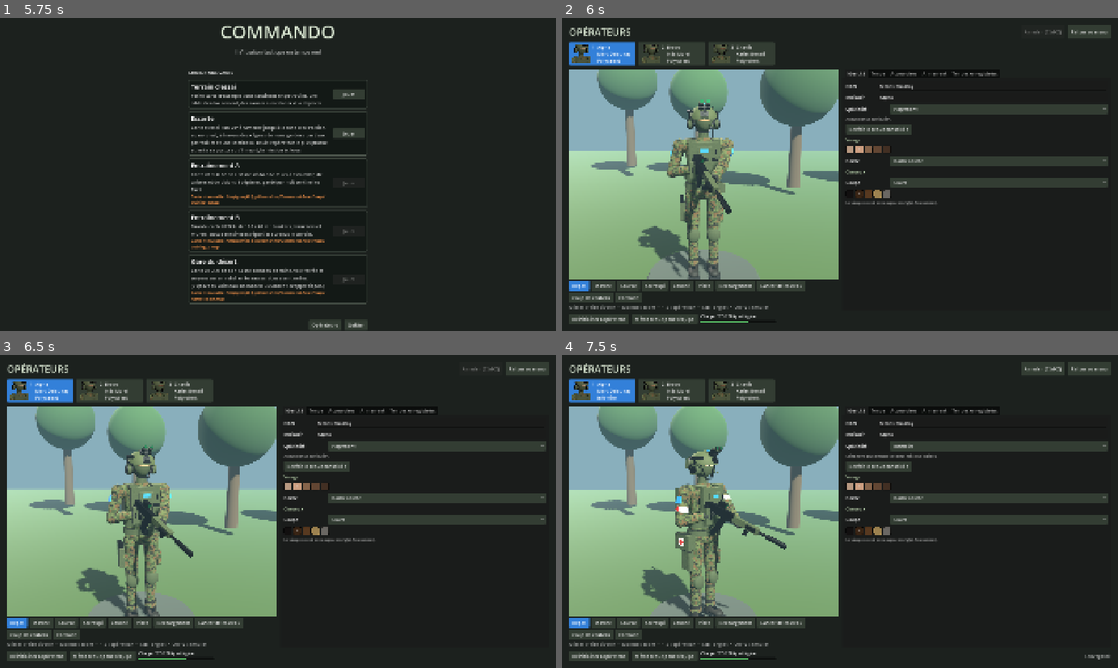
Above: before the commit, frames 1-4 (two rows, left to right).
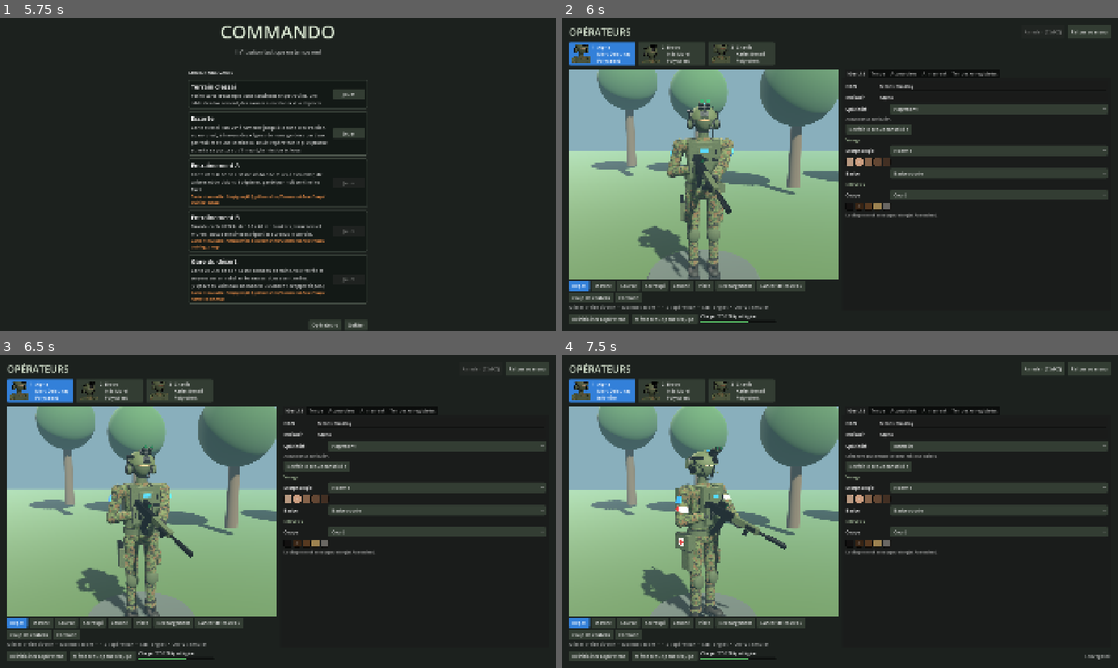
Above: after the commit, the same moments.

Repository: HackTechDev/Commando
Game: Godot game, scene res://scenes/ui/main_menu.tscn
Same seed, same stepped clock (60 frames per second), same inputs: the game is played once before the commit and once after it.
Inputs (mouse positions are in pixels of both pictures, inside the frame that each line leads up to):
- Up to frame 1 (5.75 s): click "Jouer" at 0.5 s; click "Jouer" at 1.25 s; click "Jouer" at 2 s; click "Jouer" at 2.75 s; click "Opérateurs" at 3.5 s; click "Toute l'équipe en Woodland" at 4.25 s; click "Annuler" at 5 s
- Up to frame 2 (6 s): click "Opérateurs" at 5.75 s
- Up to frame 3 (6.5 s): no input
- Up to frame 4 (7.5 s): click "Polyvalent" at 6.5 s; click (1001, 486) at 7.25 s, where only the run after the commit has a clickable "Homme"

Frame 1 is identical in both runs. In frame 2, 7.1% of the frame differs, in the area x 14-99%, y 8-64%; in frame 3, 7.1%; in frame 4, 7.1%.

Commit message:
Opérateurs : modèle féminin au choix
- Choix « Morphologie » (Homme / Femme) dans l'identité de l'opérateur.
- Silhouette et visage féminins sur le même squelette (animations
  inchangées), échelle de 95 %.
- Nouvelles coupes : cheveux longs et chignon.
- Bravo (Inès Morel) est une opératrice par défaut.

Co-Authored-By: Claude Opus 5.5 <noreply@anthropic.com>

Diff:
--- a/scripts/resources/gear_catalog.gd
+++ b/scripts/resources/gear_catalog.gd
@@ -57,6 +57,12 @@
 	&"none": "Aucun",
 }
 
+## Morphologies : nom affiché.
+const BODIES: Dictionary = {
+	&"male": "Homme",
+	&"female": "Femme",
+}
+
 ## Teintes de peau (visage).
 const SKINS: Array[Color] = [
 	Color(0.93, 0.76, 0.64), Color(0.8, 0.62, 0.5), Color(0.66, 0.48, 0.35), Color(0.48, 0.33, 0.23), Color(0.31, 0.21, 0.15),
@@ -66,6 +72,8 @@
 	&"shaved": "Rasé",
 	&"short": "Court",
 	&"ponytail": "Queue de cheval",
+	&"bun": "Chignon",
+	&"long": "Cheveux longs",
 	&"mohawk": "Crête",
 }
 
--- a/scripts/resources/operator_profile.gd
+++ b/scripts/resources/operator_profile.gd
@@ -8,13 +8,15 @@
 ## Identités par défaut des trois opérateurs (indicatif, nom, visage).
 const DEFAULTS: Array[Dictionary] = [
 	{"callsign": "Alpha", "name": "Marc Delaunay", "skin": 1, "hair_style": &"short", "hair_color": 1, "beard": &"stubble"},
-	{"callsign": "Bravo", "name": "Inès Morel", "skin": 2, "hair_style": &"ponytail", "hair_color": 0, "beard": &"none"},
+	{"callsign": "Bravo", "name": "Inès Morel", "body": &"female", "skin": 2, "hair_style": &"long", "hair_color": 0, "beard": &"none"},
 	{"callsign": "Charlie", "name": "Karim Benali", "skin": 3, "hair_style": &"shaved", "hair_color": 0, "beard": &"full"},
 ]
 
 # Identité.
 @export var name: String = ""
 @export var callsign: String = ""
+## Morphologie (`GearCatalog.BODIES`) : silhouette et visage du modèle.
+@export var body: StringName = &"male"
 ## Indices dans `GearCatalog.SKINS` et `HAIR_COLORS`.
 @export var skin: int = 1
 @export var hair_style: StringName = &"short"
@@ -70,7 +72,7 @@
 ]
 
 const _COLOR_KEYS: Array[String] = ["top_color", "pants_color", "vest_color", "headwear_color"]
-const _NAME_KEYS: Array[String] = ["camo", "hair_style", "beard", "headwear", "primary", "secondary", "specialty"]
+const _NAME_KEYS: Array[String] = ["body", "camo", "hair_style", "beard", "headwear", "primary", "secondary", "specialty"]
 const _BOOL_KEYS: Array[String] = ["balaclava", "nvg", "headset", "vest", "backpack", "radio", "knee_pads"]
 const _INT_KEYS: Array[String] = ["skin", "hair_color", "throwing_knives", "grenades", "explosives", "medkit", "shield"]
 
@@ -184,7 +186,7 @@
 			profile.set(key, Color.html(data[key]))
 	var choices := {
 		"camo": GearCatalog.CAMOS, "hair_style": GearCatalog.HAIR_STYLES, "beard": GearCatalog.BEARDS,
-		"headwear": GearCatalog.HEADWEAR, "primary": GearCatalog.PRIMARY, "secondary": GearCatalog.SECONDARY,
+		"body": GearCatalog.BODIES, "headwear": GearCatalog.HEADWEAR, "primary": GearCatalog.PRIMARY, "secondary": GearCatalog.SECONDARY,
 		"specialty": GearCatalog.SPECIALTIES,
 	}
 	for key in _NAME_KEYS:
--- a/scripts/ui/operator_screen.gd
+++ b/scripts/ui/operator_screen.gd
@@ -536,6 +536,7 @@
 	suggested.pressed.connect(wear_specialty_outfit)
 	box.add_child(suggested)
 	_heading(box, "Visage")
+	_option(box, "Morphologie", &"body", GearCatalog.BODIES, &"full")
 	_swatch_row(box, &"skin", GearCatalog.SKINS, func(i: int) -> void: profile().skin = i, &"head")
 	_option(box, "Barbe", &"beard", GearCatalog.BEARDS, &"head")
 	_heading(box, "Cheveux")
--- a/scripts/units/soldier_model.gd
+++ b/scripts/units/soldier_model.gd
@@ -260,6 +260,8 @@
 ## dos, et décalage de l'arme de poing (repère du torse), tenue à droite du
 ## bouclier.
 const SHIELD_SIZE := Vector2(0.56, 0.92)
+## Taille relative de la silhouette féminine.
+const FEMALE_SCALE := 0.95
 const SHIELD_HANDLE := Vector3(0.0, 0.0, 0.07)
 const SHIELD_TIME := 0.35
 const SHIELD_PISTOL_OFFSET := Vector3(0.2, 0.08, -0.06)
@@ -429,6 +431,8 @@
 ## Bouclier (null sans bouclier), sa position dans le dos (repère du torse) et
 ## sa levée (0 : dans le dos, 1 : devant).
 var _shield: Node3D
+## Silhouette et visage féminins (`OperatorProfile.body`).
+var _female: bool = false
 var _shield_back: Transform3D
 var _shield_up: float = 0.0
 var _rifle_aim: Transform3D
@@ -587,6 +591,7 @@
 		_m_gear = _mat(Color(0.09, 0.06, 0.04), 0.45)
 		_m_boot = _mat(Color(0.05, 0.04, 0.035), 0.35)
 	_guard_look = _pick_guard_look() if outfit == null and not operator_helmet and not civilian else {}
+	_female = outfit != null and outfit.body == &"female"
 	if not _guard_look.is_empty():
 		_m_skin = _mat(GearCatalog.SKINS[_guard_look["skin"]], 0.8)
 		_m_hair = _mat(GearCatalog.HAIR_COLORS[_guard_look["hair_color"]], 0.9)
@@ -596,7 +601,7 @@
 	_m_sole = _mat(Color(0.06, 0.06, 0.06), 0.9)
 	_m_eye = _mat(Color(0.9, 0.9, 0.86), 0.3)
 	_m_iris = _mat(Color(0.12, 0.08, 0.05), 0.2)
-	_m_lip = _mat((_m_skin.albedo_color as Color).darkened(0.25).lerp(Color(0.6, 0.25, 0.22), 0.25), 0.6)
+	_m_lip = _mat((_m_skin.albedo_color as Color).darkened(0.25).lerp(Color(0.6, 0.25, 0.22), 0.45 if _female else 0.25), 0.6)
 	_m_stubble = _mat((_m_skin.albedo_color as Color).lerp(_m_hair.albedo_color, 0.55), 0.95)
 	_m_red = _mat(Color(0.75, 0.1, 0.08), 0.6)
 	_m_white = _mat(Color(0.88, 0.88, 0.85), 0.8)
@@ -615,6 +620,8 @@
 	_m_steel = _mat(Color(0.72, 0.74, 0.78), 0.25, 0.9)
 
 	_body = _pivot(self, Vector3.ZERO, "Body")
+	# Un peu plus petite ; les articulations restent les mêmes (animations).
+	_body.scale = Vector3.ONE * (FEMALE_SCALE if _female else 1.0)
 	_hips = _pivot(_body, Vector3(0.0, HIP_HEIGHT, 0.0), "Hips")
 	_build_legs()
 	_build_torso()
@@ -1651,7 +1658,7 @@
 	for side: float in [-1.0, 1.0]:
 		var leg := _pivot(_hips, Vector3(0.11 * side, 0.0, 0.0), "LegL" if side < 0.0 else "LegR")
 		# Haut de cuisse (fessier) et cuisse effilée vers le genou.
-		_ellipsoid(leg, 0.088, Vector3(1.0, 0.9, 1.08), Vector3(0.0, -0.03, 0.005), _m_pants)
+		_ellipsoid(leg, 0.094 if _female else 0.088, Vector3(1.0, 0.9, 1.08), Vector3(0.012 * side if _female else 0.0, -0.03, 0.005), _m_pants)
 		_tapered(leg, 0.084, 0.063, THIGH_LENGTH, Vector3(0.0, -0.22, 0.0), _m_pants).scale.z = 1.08
 		if not civilian:
 			# Poche cargo et son rabat.
@@ -1689,18 +1696,24 @@
 func _build_torso() -> void:
 	_torso = _pivot(_hips, Vector3.ZERO, "Torso")
 	# Bassin, ceinturon (boucle, poche).
-	_ellipsoid(_torso, 0.19, Vector3(1.0, 0.55, 0.66), Vector3(0.0, 0.03, 0.0), _m_pants)
+	_ellipsoid(_torso, 0.19, Vector3(1.08 if _female else 1.0, 0.58 if _female else 0.55, 0.68 if _female else 0.66), Vector3(0.0, 0.03, 0.0), _m_pants)
 	_tapered(_torso, 0.2, 0.2, 0.055, Vector3(0.0, 0.085, 0.0), _m_gear).scale.z = 0.68
 	_box(_torso, Vector3(0.06, 0.045, 0.02), Vector3(0.0, 0.085, -0.137), _m_weapon)
 	if not civilian:
 		_box(_torso, Vector3(0.07, 0.09, 0.06), Vector3(-0.2, 0.05, 0.0), _m_gear)
 	# Buste : taille, poitrine plus large, épaules arrondies, col.
-	_tapered(_torso, 0.165, 0.172, 0.2, Vector3(0.0, 0.2, 0.0), _m_top).scale.z = 0.62
-	_tapered(_torso, 0.2, 0.168, 0.24, Vector3(0.0, 0.4, 0.0), _m_top).scale.z = 0.6
-	var shoulders := _capsule(_torso, 0.07, 0.52, Vector3(0.0, 0.5, 0.0), _m_top)
+	# Silhouette féminine : taille plus marquée, buste et épaules plus étroits.
+	var waist := 0.85 if _female else 1.0
+	var chest := 0.92 if _female else 1.0
+	_tapered(_torso, 0.165 * waist, 0.172, 0.2, Vector3(0.0, 0.2, 0.0), _m_top).scale.z = 0.62
+	_tapered(_torso, 0.2 * chest, 0.168 * waist, 0.24, Vector3(0.0, 0.4, 0.0), _m_top).scale.z = 0.6
+	if _female:
+		for side: float in [-1.0, 1.0]:
+			_ellipsoid(_torso, 0.058, Vector3(1.0, 0.85, 0.75), Vector3(0.062 * side, 0.385, -0.085), _m_top).name = "BustL" if side < 0.0 else "BustR"
+	var shoulders := _capsule(_torso, 0.065 if _female else 0.07, 0.47 if _female else 0.52, Vector3(0.0, 0.5, 0.0), _m_top)
 	shoulders.rotation.z = PI / 2.0
 	shoulders.scale = Vector3(1.0, 1.0, 0.95)
-	_tapered(_torso, 0.068, 0.08, 0.04, Vector3(0.0, 0.565, 0.005), _m_top)
+	_tapered(_torso, 0.068 * (0.88 if _female else 1.0), 0.08, 0.04, Vector3(0.0, 0.565, 0.005), _m_top)
 	var front := -0.12
 	if _wears(&"vest") and not _guard_look.is_empty():
 		front = -0.16
@@ -2038,7 +2051,8 @@
 func _build_head() -> void:
 	_head = _pivot(_torso, Vector3(0.0, 0.57, 0.0), "Head")
 	var masked := _wears(&"balaclava")
-	_tapered(_head, 0.05, 0.057, 0.12, Vector3(0.0, 0.035, 0.008), _m_gear if masked else _m_skin)
+	var neck := 0.86 if _female else 1.0
+	_tapered(_head, 0.05 * neck, 0.057 * neck, 0.12, Vector3(0.0, 0.035, 0.008), _m_gear if masked else _m_skin)
 	if masked:
 		# Tête sous cagoule : seuls les yeux et l'arête du nez se voient.
 		_head_shape(_m_gear).name = "Balaclava"
@@ -2096,12 +2110,15 @@
 		_ellipsoid(_head, 0.024, Vector3(0.45, 1.0, 0.75), Vector3(0.1 * side, 0.18, 0.014), _m_skin)
 	_build_eyes()
 	# Nez : arête et bout, bouche.
-	var bridge := _box(_head, Vector3(0.02, 0.048, 0.022), Vector3(0.0, 0.168, -0.1), _m_skin)
+	var nose := 0.85 if _female else 1.0
+	var bridge := _box(_head, Vector3(0.02 * nose, 0.048 * nose, 0.022 * nose), Vector3(0.0, 0.168, -0.1), _m_skin)
 	bridge.rotation.x = -0.3
-	_ellipsoid(_head, 0.014, Vector3(1.25, 0.9, 1.0), Vector3(0.0, 0.147, -0.111), _m_skin)
+	_ellipsoid(_head, 0.014 * nose, Vector3(1.25, 0.9, 1.0), Vector3(0.0, 0.147, -0.109 if _female else -0.111), _m_skin)
 	var beard: StringName = _guard_look.get("beard", &"none") if outfit == null else outfit.beard
+	if _female:
+		beard = &"none"
 	var lips_depth := {&"none": -0.108, &"stubble": -0.116, &"full": -0.131}[beard] as float
-	_mouth = _ellipsoid(_head, 0.02, MOUTH_REST, Vector3(0.0, 0.119, lips_depth), _m_lip)
+	_mouth = _ellipsoid(_head, 0.023 if _female else 0.02, MOUTH_REST, Vector3(0.0, 0.119, lips_depth), _m_lip)
 	_mouth.name = "Mouth"
 	# Intérieur de la bouche, visible quand elle s'ouvre (douleur).
 	_mouth_inner = _ellipsoid(_head, 0.016, Vector3(1.2, 0.01, 0.4), Vector3(0.0, 0.118, lips_depth - 0.004), _m_dark)
@@ -2127,6 +2144,16 @@
 			var tail := _capsule(_head, 0.024, 0.15, Vector3(0.0, 0.15, 0.135), _m_hair)
 			tail.rotation.x = 0.45
 			_sphere(_head, 0.018, Vector3(0.0, 0.195, 0.12), _m_gear)
+		&"bun":
+			_sphere(_head, 0.045, Vector3(0.0, 0.2, 0.125), _m_hair).name = "Bun"
+		&"long":
+			# Mèches qui encadrent le visage et tombent sur la nuque et les
+			# épaules (visibles sous un casque).
+			var back := _ellipsoid(_head, 0.1, Vector3(1.0, 1.45, 0.5), Vector3(0.0, 0.07, 0.075), _m_hair)
+			back.name = "LongHair"
+			back.rotation.x = -0.15
+			for side: float in [-1.0, 1.0]:
+				_ellipsoid(_head, 0.06, Vector3(0.38, 1.6, 0.9), Vector3(0.092 * side, 0.115, 0.01), _m_hair)
 		&"mohawk":
 			if not covered:
 				_box(_head, Vector3(0.032, 0.05, 0.22), Vector3(0.0, 0.31, 0.005), _m_hair)
@@ -2142,7 +2169,7 @@
 ## plus étroite jusqu'au menton (partagé par tous les modèles).
 func _head_shape(material: Material) -> MeshInstance3D:
 	var head := MeshInstance3D.new()
-	head.mesh = _head_mesh()
+	head.mesh = _head_mesh(_female)
 	head.material_override = material
 	_head.add_child(head)
 	return head
@@ -2153,12 +2180,19 @@
 ## demi-profondeur de la tête.
 const HEAD_RADII := Vector4(0.0998, 0.1134, 0.141, 0.11)
 
-static var _head_cache: ArrayMesh
-
-
-static func _head_mesh() -> ArrayMesh:
-	if _head_cache:
-		return _head_cache
+## Têtes générées : [masculine, féminine].
+static var _head_cache: Array[ArrayMesh] = [null, null]
+
+
+## Volume de la tête ; `female` : un peu plus petite, mâchoire plus fine et
+## menton moins avancé.
+static func _head_mesh(female: bool = false) -> ArrayMesh:
+	var variant := 1 if female else 0
+	if _head_cache[variant]:
+		return _head_cache[variant]
+	var jaw := 0.3 if female else 0.2
+	var chin := 0.04 if female else 0.08
+	var size := 0.96 if female else 1.0
 	var rings := 18
 	var segments := 28
 	var tool := SurfaceTool.new()
@@ -2170,13 +2204,13 @@
 			var d := Vector3(sin(theta) * sin(phi), cos(theta), -sin(theta) * cos(phi))
 			# Sous le centre, la tête se resserre (mâchoire) et le menton avance.
 			var t := maxf(-d.y, 0.0)
-			var x := d.x * HEAD_RADII.x * (1.0 - 0.2 * t * t)
+			var x := d.x * HEAD_RADII.x * (1.0 - jaw * t * t)
 			var y := d.y * (HEAD_RADII.y if d.y > 0.0 else HEAD_RADII.z)
 			var z := d.z * HEAD_RADII.w * (1.0 - 0.12 * t * t)
 			if d.z < 0.0:
-				z *= 1.0 + 0.08 * t
+				z *= 1.0 + chin * t
 			tool.set_uv(Vector2(float(j) / segments, float(i) / rings))
-			tool.add_vertex(HEAD_CENTER + Vector3(x, y, z))
+			tool.add_vertex(HEAD_CENTER + Vector3(x, y, z) * size)
 	for i in rings:
 		for j in segments:
 			var a := i * (segments + 1) + j
@@ -2185,8 +2219,8 @@
 			for index: int in [a, b, a + 1, a + 1, b, b + 1]:
 				tool.add_index(index)
 	tool.generate_normals()
-	_head_cache = tool.commit()
-	return _head_cache
+	_head_cache[variant] = tool.commit()
+	return _head_cache[variant]
 
 
 ## Yeux (blanc et iris) et sourcils.
@@ -2203,7 +2237,7 @@
 		_ellipsoid(lid, 0.0145, Vector3(1.15, 0.7, 0.75), Vector3(0.0, -0.008, -0.001), _m_skin)
 		lid.scale.y = LID_OPEN
 		_lids.append(lid)
-		var brow := _box(_head, Vector3(0.036, 0.008, 0.012), Vector3(0.038 * side, 0.211, -0.097), _m_hair)
+		var brow := _box(_head, Vector3(0.034, 0.005, 0.01) if _female else Vector3(0.036, 0.008, 0.012), Vector3(0.038 * side, 0.211, -0.097), _m_hair)
 		brow.rotation.z = -0.12 * side
 		_brows.append(brow)
 
@@ -2809,8 +2843,9 @@
 func _build_arm(side: float) -> void:
 	var shoulder := _pivot(_torso, _shoulder_position(side), "ShoulderL" if side < 0.0 else "ShoulderR")
 	# Épaule, bras effilé, écusson d'équipe.
-	_sphere(shoulder, 0.072, Vector3.ZERO, _m_top)
-	_tapered(shoulder, 0.064, 0.052, UPPER_ARM_LENGTH, Vector3(0.0, -UPPER_ARM_LENGTH * 0.5, 0.0), _m_top)
+	var arm := 0.88 if _female else 1.0
+	_sphere(shoulder, 0.072 * arm, Vector3.ZERO, _m_top)
+	_tapered(shoulder, 0.064 * arm, 0.052 * arm, UPPER_ARM_LENGTH, Vector3(0.0, -UPPER_ARM_LENGTH * 0.5, 0.0), _m_top)
 	_box(shoulder, Vector3(0.012, 0.07, 0.07), Vector3(0.063 * side, -0.085, 0.0), _m_team)
 	if outfit and outfit.specialty == &"medic":
 		# Brassard blanc à croix rouge.
@@ -2820,8 +2855,8 @@
 		_box(band, Vector3(0.006, 0.012, 0.04), Vector3(0.062 * side, 0.0, 0.0), _m_red)
 	# Coude, avant-bras, manchette et main gantée (pouce vers l'avant).
 	var elbow := _pivot(shoulder, Vector3(0.0, -UPPER_ARM_LENGTH, 0.0), "Elbow")
-	_sphere(elbow, 0.053, Vector3.ZERO, _m_top)
-	_tapered(elbow, 0.052, 0.043, FOREARM_LENGTH - 0.04, Vector3(0.0, -(FOREARM_LENGTH - 0.04) * 0.5, 0.0), _m_top)
+	_sphere(elbow, 0.053 * arm, Vector3.ZERO, _m_top)
+	_tapered(elbow, 0.052 * arm, 0.043 * arm, FOREARM_LENGTH - 0.04, Vector3(0.0, -(FOREARM_LENGTH - 0.04) * 0.5, 0.0), _m_top)
 	_tapered(elbow, 0.047, 0.045, 0.04, Vector3(0.0, -FOREARM_LENGTH + 0.03, 0.0), _m_glove)
 	_build_hand(elbow, side)
 	_arm_joints.append(shoulder)
--- a/tests/ui/test_operators.gd
+++ b/tests/ui/test_operators.gd
@@ -33,13 +33,15 @@
 	profile.grenades = 3
 	profile.medkit = 1
 	profile.hair_style = &"mohawk"
+	profile.body = &"female"
+	profile.shield = 1
 	return profile
 
 
 func test_profile_survives_json() -> void:
 	var profile := _custom()
 	var copy := OperatorProfile.from_dict(JSON.parse_string(JSON.stringify(profile.to_dict())), 1)
-	for key in ["callsign", "name", "camo", "headwear", "balaclava", "primary", "secondary", "grenades", "medkit", "hair_style", "skin"]:
+	for key in ["callsign", "name", "camo", "headwear", "balaclava", "primary", "secondary", "grenades", "medkit", "hair_style", "skin", "body", "shield"]:
 		assert_eq(copy.get(key), profile.get(key), key)
 	assert_eq(copy.top_color.to_html(false), profile.top_color.to_html(false), "couleur du haut")
 
@@ -107,6 +109,12 @@
 	assert_eq(screen.current, 2, "Charlie sélectionné")
 	var callsign := screen.find_child("Indicatif", true, false) as LineEdit
 	assert_eq(callsign.text, "Charlie")
+	var body := screen.find_child("body", true, false) as OptionButton
+	var female := GearCatalog.BODIES.keys().find(&"female")
+	body.select(female)
+	body.item_selected.emit(female)
+	assert_eq(roster.operators[2].body, &"female", "morphologie choisie")
+	assert_true(screen.model._female, "aperçu féminin")
 	callsign.text = "Renard"
 	callsign.text_changed.emit("Renard")
 	assert_eq(roster.operators[2].callsign, "Renard")
--- a/tests/unit/test_soldier_model.gd
+++ b/tests/unit/test_soldier_model.gd
@@ -163,3 +163,26 @@
 		assert_null(civilian.find_child(gear, true, false), "pas de %s" % gear)
 	assert_same(civilian._m_glove, civilian._m_skin, "mains nues")
 	assert_false(civilian._rifle.visible, "sans arme")
+
+
+func test_female_body_is_slimmer_and_beardless() -> void:
+	var outfit := OperatorProfile.defaults(0)
+	outfit.balaclava = false
+	outfit.headwear = &"none"
+	outfit.beard = &"full"
+	outfit.hair_style = &"long"
+	outfit.body = &"female"
+	model.outfit = outfit
+	assert_true(model._female)
+	assert_almost_eq(model._body.scale.y, SoldierModel.FEMALE_SCALE, 0.001, "un peu plus petite")
+	assert_null(model.find_child("Beard", true, false), "pas de barbe")
+	assert_not_null(model.find_child("LongHair", true, false), "cheveux longs")
+	assert_eq(model.find_children("Bust*", "", true, false).size(), 2)
+	assert_ne((model.find_child("Face", true, false) as MeshInstance3D).mesh, SoldierModel._head_mesh(false), "visage plus fin")
+	assert_eq(OperatorProfile.defaults(1).body, &"female", "Bravo : Inès Morel")
+	# Les articulations ne changent pas : les animations restent valables.
+	assert_eq(model.find_child("ShoulderR", true, false).position, model._shoulder_position(1.0))
+	_run(1.0)
+	model.posture = SoldierModel.Posture.PRONE
+	_run(2.0)
+	assert_false(model.is_changing_posture(), "se couche normalement")
Not shown, changed: CHANGELOG.md
Not shown, changed: DECISIONS.md
